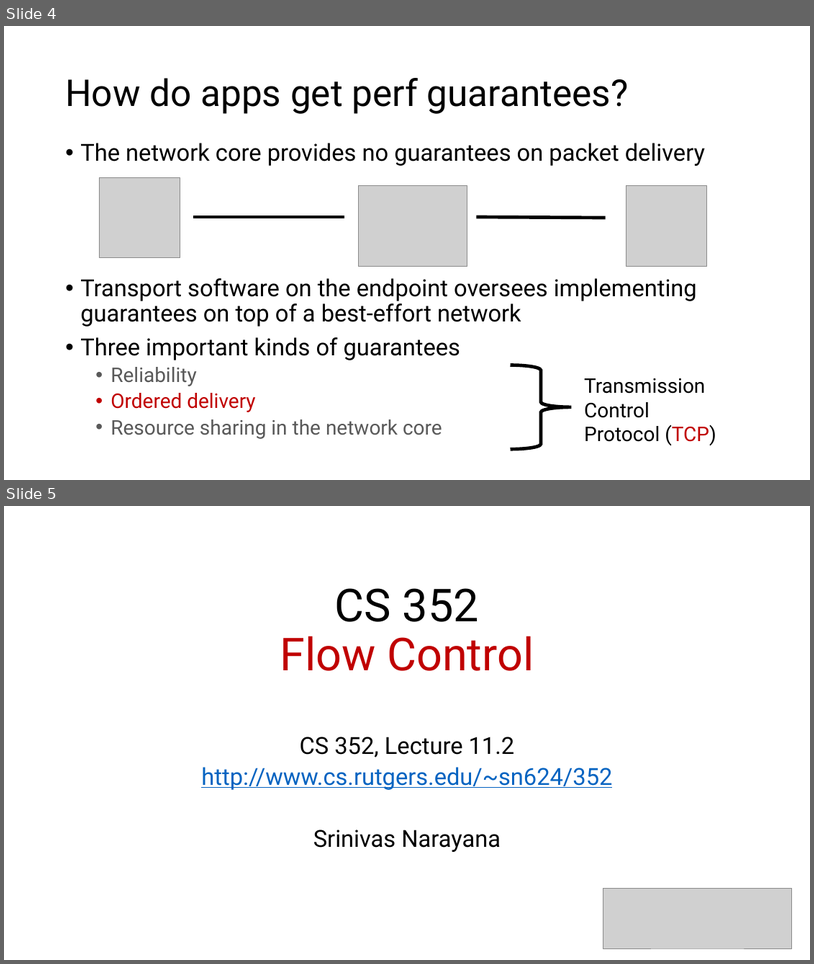
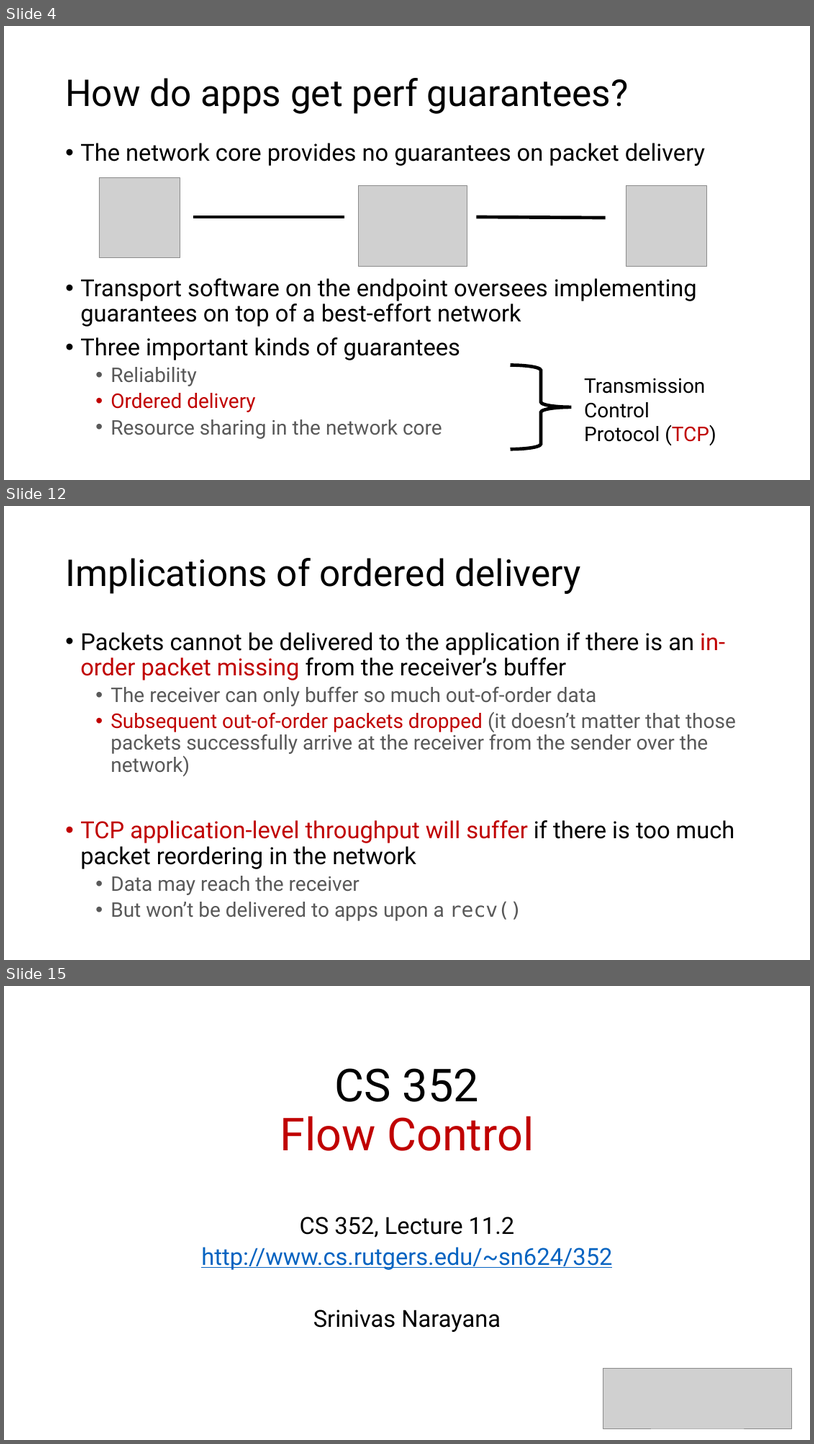
Before and after one commit to ngsrinivas/coursegen, a slide deck: ex/352-S21/staging/352-S21/lectures/transport-tcp-ordering-flow-control-intro-congestion-control.pptx. Shown one above the other, each under a label of ours: slides 4 and 5 before the commit, slides 4, 12 and 15 after it; the slides between them are not shown. The pictures are 814x964 and 814x1444 pixels, drawn with LibreOffice and Linux fonts; fonts in the diff are those of the drawing; grey boxes stand for pictures. Boxes give left, top, right and bottom in pixels: in the first picture for what was removed or moved away, otherwise in the second. Text is boxed around its words. In the diff, an @@ line names an element or a change of style, - is before the commit and + after.

```diff
--- a/ex/352-S21/staging/352-S21/lectures/transport-tcp-ordering-flow-control-intro-congestion-control.pptx
+++ b/ex/352-S21/staging/352-S21/lectures/transport-tcp-ordering-flow-control-intro-congestion-control.pptx
@@ slide 12 added at [4,506,810,960], background #FFFFFF @@
@@ title added at [65,558,581,594], 44 pt, text #000000 @@
+Implications of ordered delivery
@@ text added at [80,632,736,921], 24 pt, text #595959 @@
+• Packets cannot be delivered to the application if there is an in-order packet missing from the receiver’s buffer
+  • The receiver can only buffer so much out-of-order data
+  • Subsequent out-of-order packets dropped (it doesn’t matter that those packets successfully arrive at the receiver from the sender over the network)
+• TCP application-level throughput will suffer if there is too much packet reordering in the network
+  • Data may reach the receiver
+  • But won’t be delivered to apps upon a recv()
@@ what was slide 5 is now slide 15 @@
```
Also in this commit, not shown: 32 other slides added.
